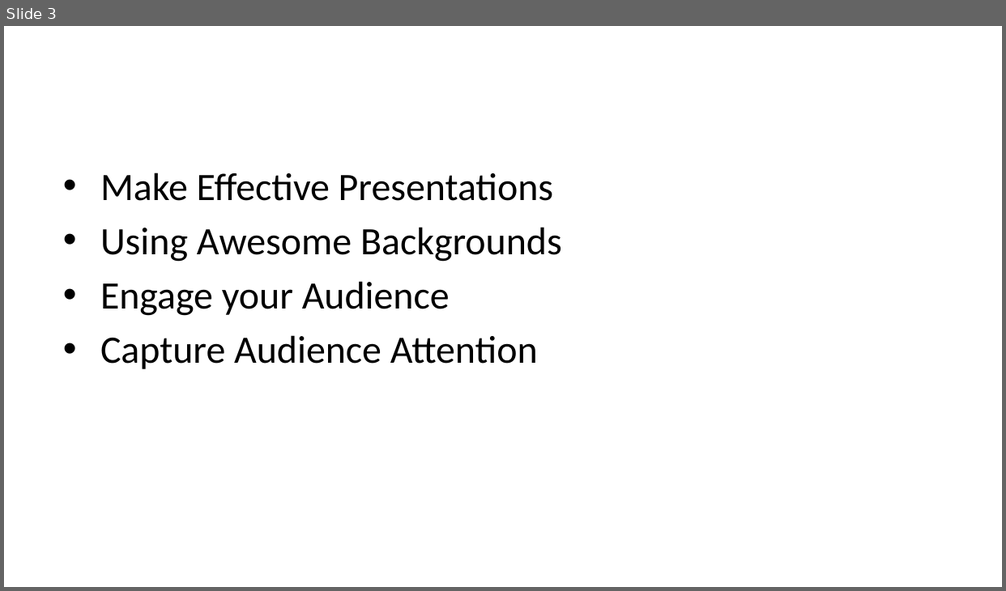
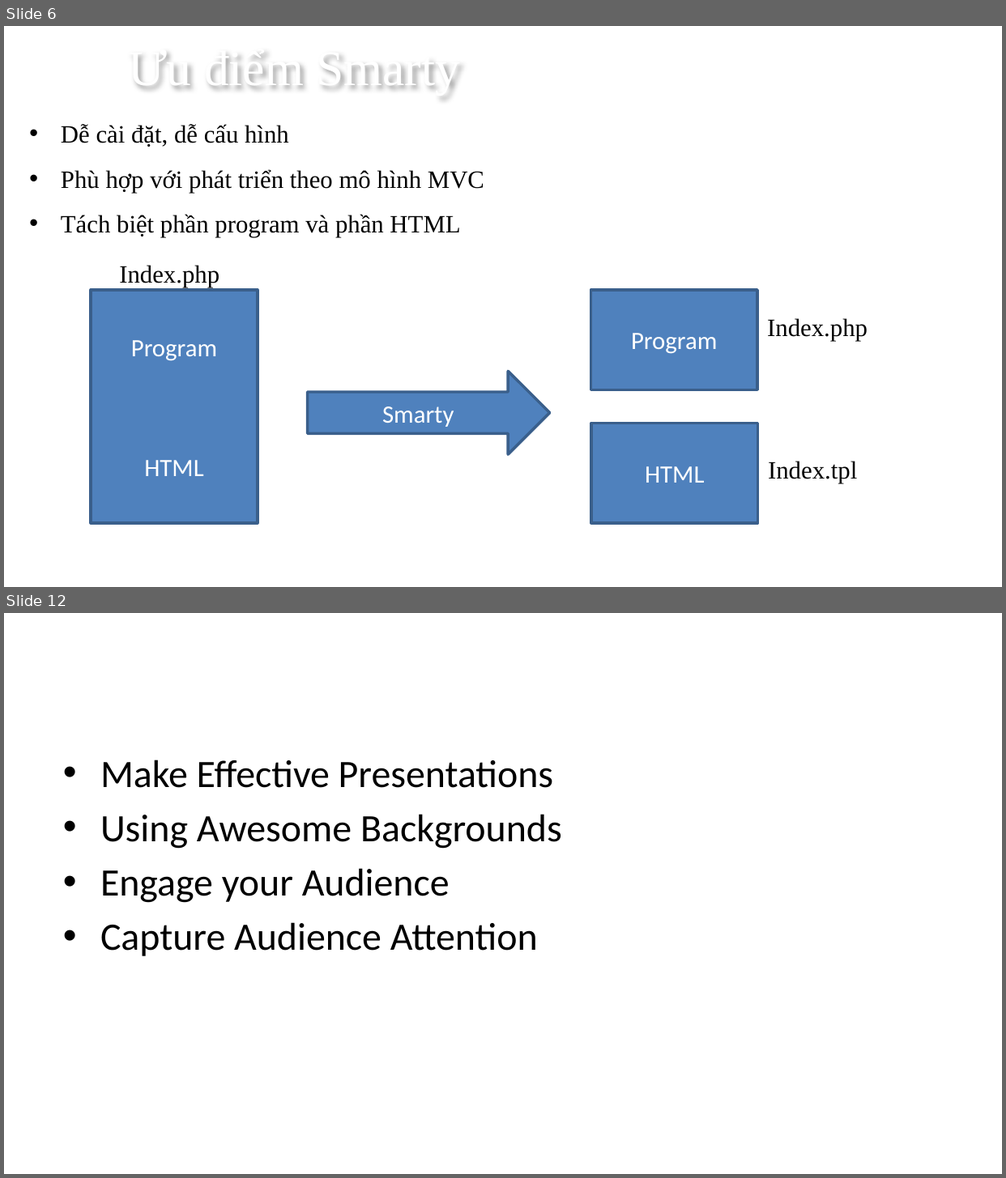
Before and after one commit to norihood/nihongo, a slide deck: PP dep/Mau_PowerPoint_Dep/smarty.pptx. Shown one above the other, each under a label of ours: slide 3 before the commit, slides 6 and 12 after it; the slides between them are not shown. The pictures are 1006x591 and 1006x1178 pixels, drawn with LibreOffice and Linux fonts; fonts in the diff are those of the drawing; background and template pictures are left out. Boxes give left, top, right and bottom in pixels: in the first picture for what was removed or moved away, otherwise in the second. Text is boxed around its words. In the diff, an @@ line names an element or a change of style, - is before the commit and + after.

```diff
--- a/PP dep/Mau_PowerPoint_Dep/smarty.pptx
+++ b/PP dep/Mau_PowerPoint_Dep/smarty.pptx
@@ slide 6 added at (4, 26, 1002, 587), background picture (left out) @@
@@ text added at (128, 54, 461, 89), 36 pt, text #FFFFFF @@
+Ưu điểm Smarty
@@ text added at (61, 124, 484, 237), 18 pt, text #000000 @@
+• Dễ cài đặt, dễ cấu hình
+• Phù hợp với phát triển theo mô hình MVC
+• Tách biệt phần program và phần HTML
@@ group added at (91, 265, 867, 524): 3 rectangles, 3 texts, 1 right arrow @@
+Program
+HTML
+Program
+HTML
+Smarty
+Index.php
+Index.php
+Index.tpl
@@ what was slide 3 is now slide 12 @@
```
Also in this commit, not shown: 1 slide changed, 8 other slides added, 1 other file.
